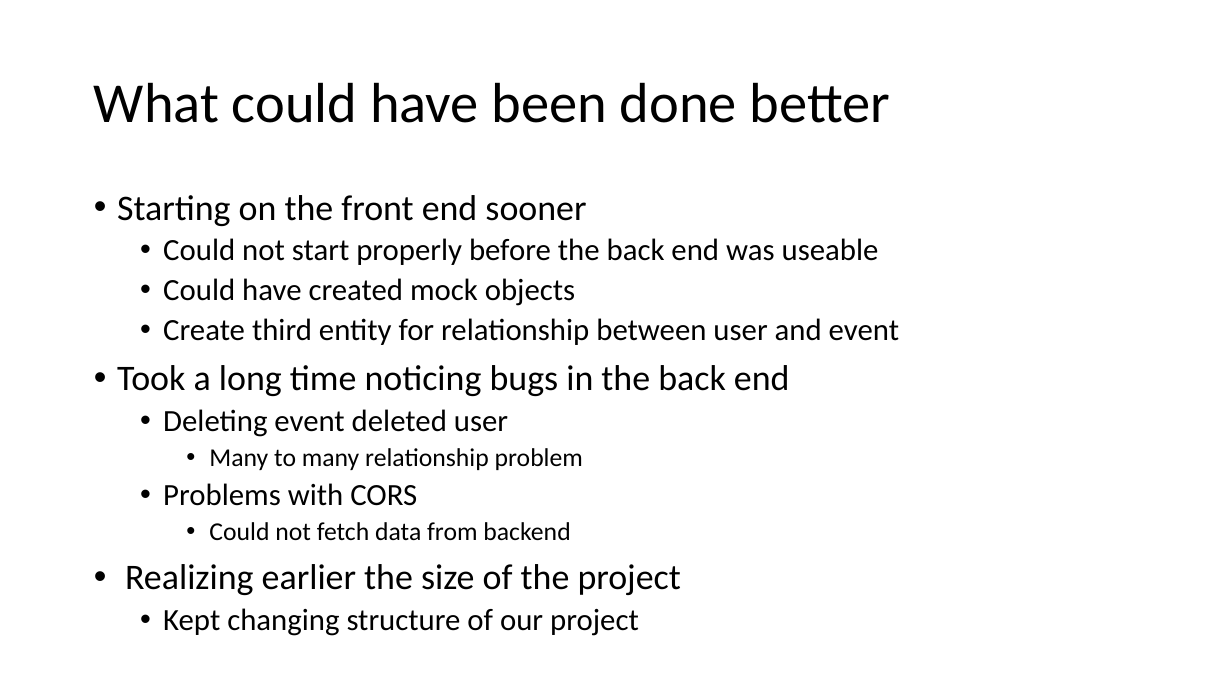
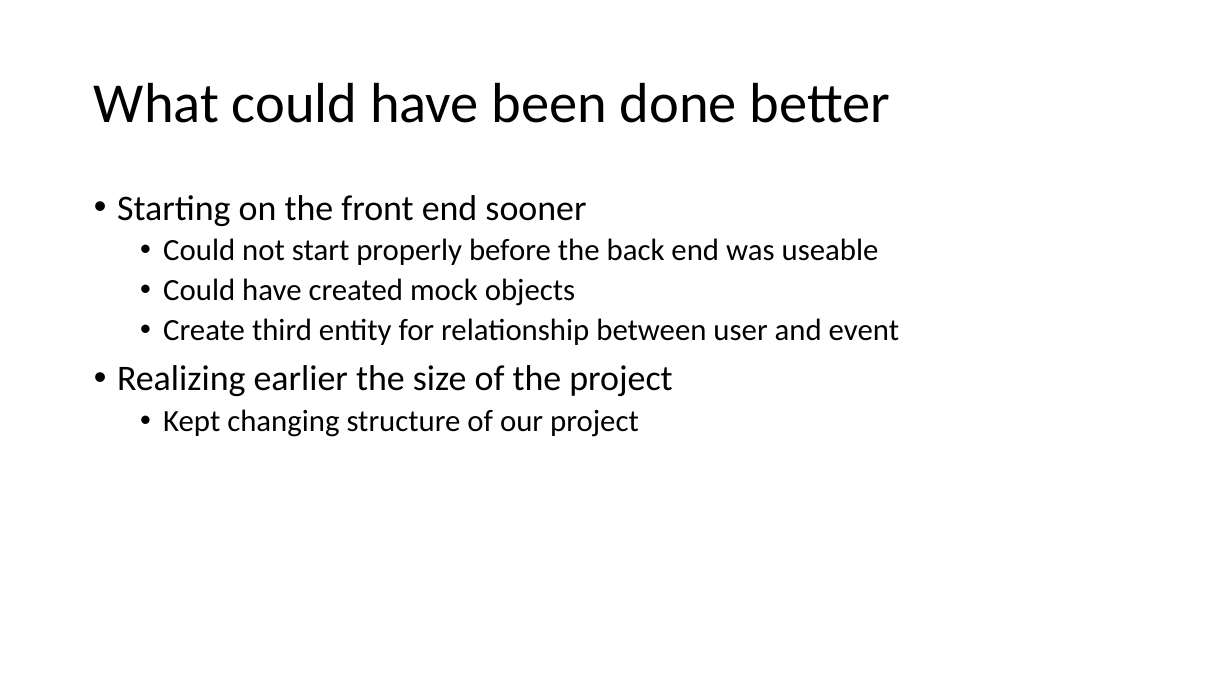
Before and after one commit to Jonrunar95/Calendar-HBV501, a slide deck: slide 13 of Presentation.pptx (slide 11 before the commit). Drawn at 1232x693 pixels with LibreOffice and Linux fonts; fonts in the diff are those of the drawing. Boxes give left, top, right and bottom in pixels: in the first picture for what was removed or moved away, otherwise in the second. Text is boxed around its words. In the diff, an @@ line names an element or a change of style, - is before the commit and + after.

```diff
--- a/Presentation.pptx
+++ b/Presentation.pptx
@@ text at (117, 365, 790, 541): paragraphs removed @@
-• Took a long time noticing bugs in the back end
-  • Deleting event deleted user
-    • Many to many relationship problem
-  • Problems with CORS
-    • Could not fetch data from backend
```
Also in this commit, not shown: 2 other slides changed, 2 slides added.
